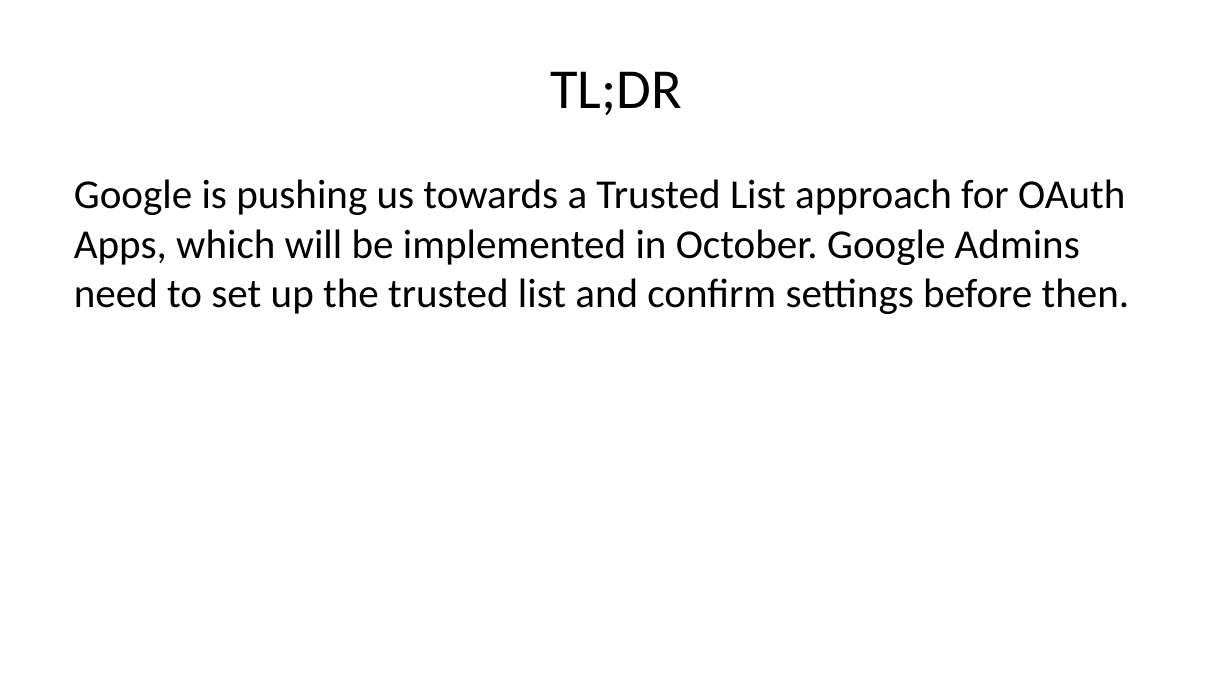
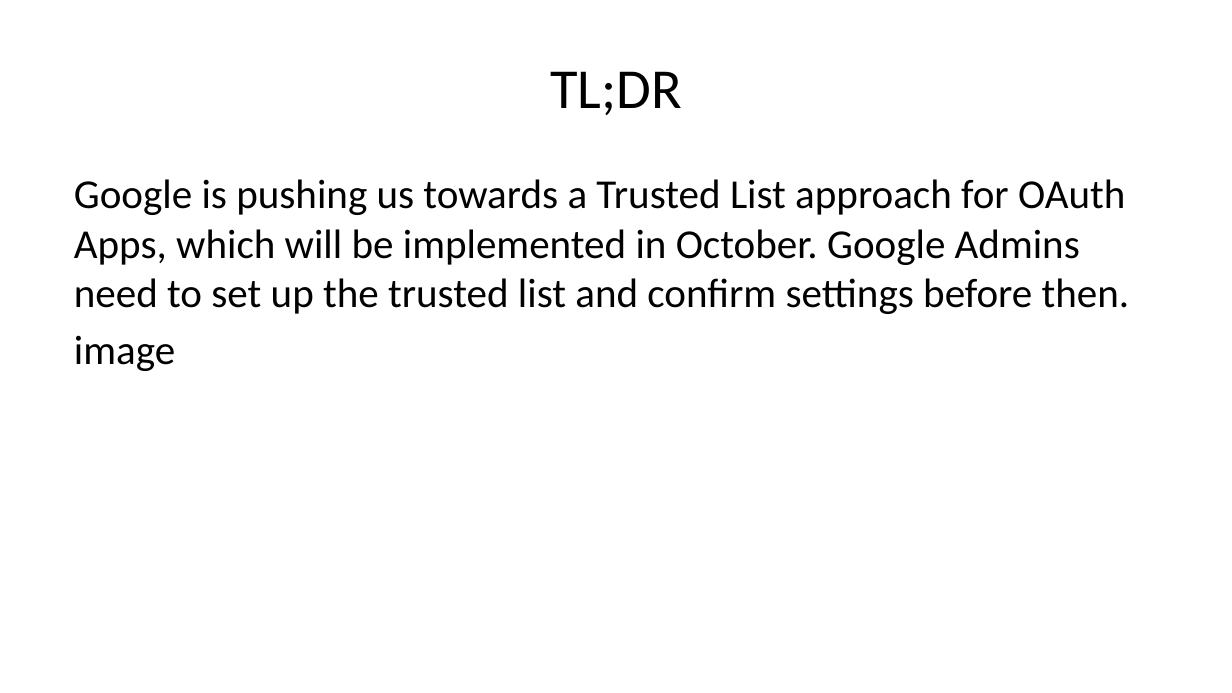
Before and after one commit to melbs/tc2benson, a slide deck: slide 4 of docs/index.pptx (slide 5 before the commit). Drawn at 1232x693 pixels with LibreOffice and Linux fonts; fonts in the diff are those of the drawing. Boxes give left, top, right and bottom in pixels: in the first picture for what was removed or moved away, otherwise in the second. Text is boxed around its words. In the diff, an @@ line names an element or a change of style, - is before the commit and + after.

```diff
--- a/docs/index.pptx
+++ b/docs/index.pptx
@@ text at (74, 335, 175, 371): paragraph added @@
+image
```
Also in this commit, not shown: 2 other slides changed, 9 slides added, 22 other files.
